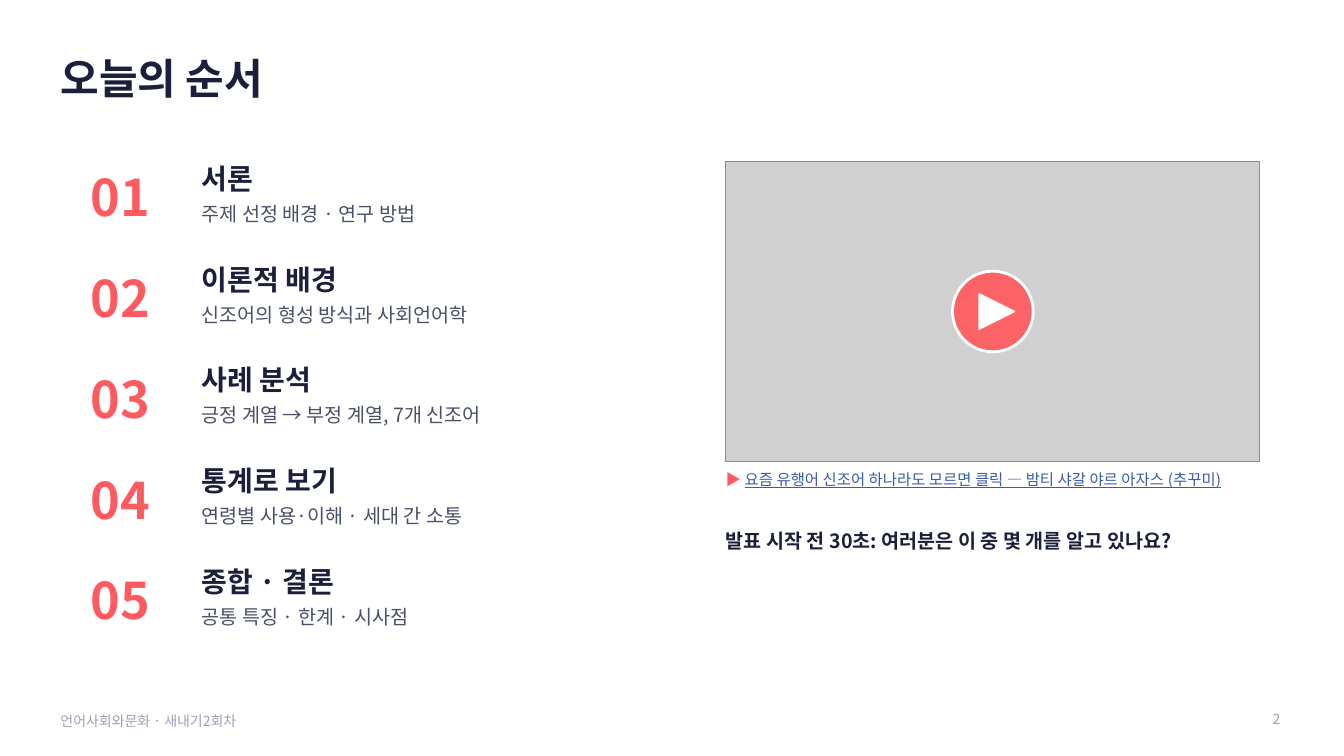
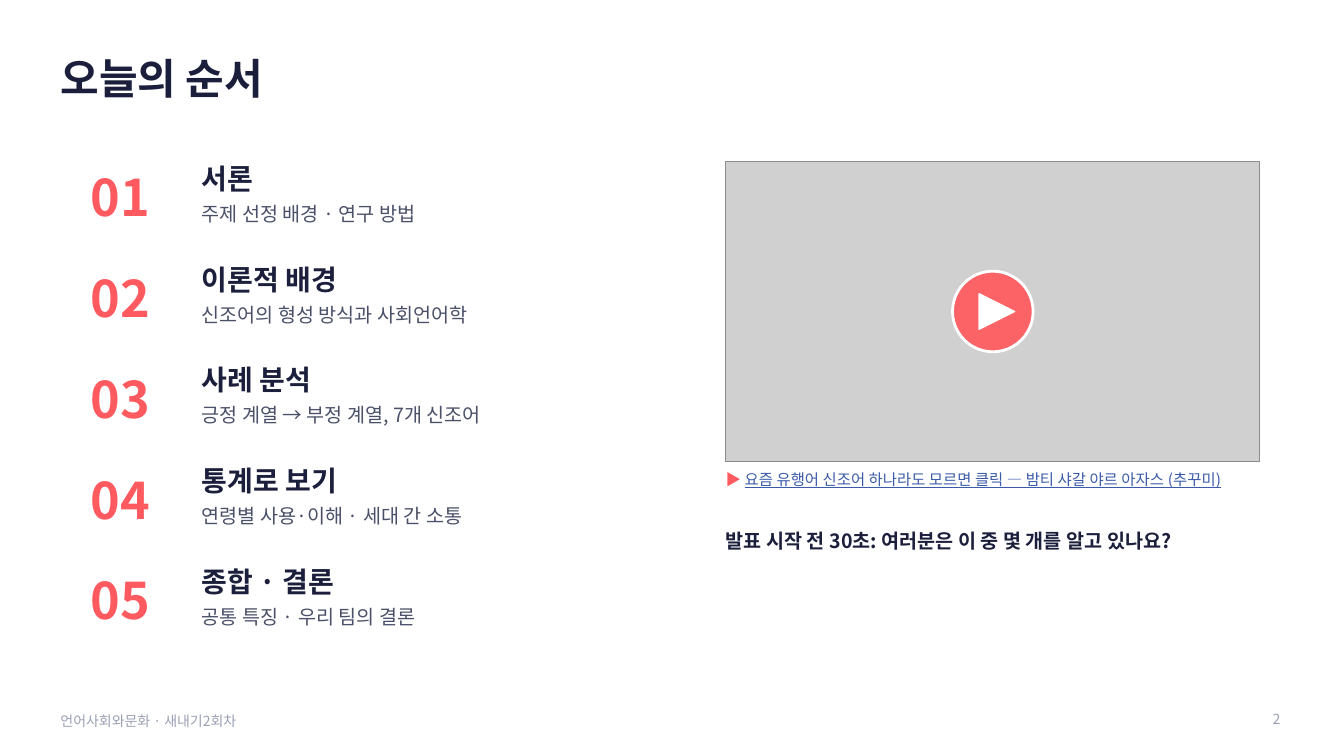
Before and after one commit to junseok7-cpu/hello, a slide deck: slide 2 of report/언어사회와문화_발표_새내기2회차.pptx. Drawn at 1344x756 pixels with LibreOffice and Linux fonts; fonts in the diff are those of the drawing; grey boxes stand for pictures. Boxes give left, top, right and bottom in pixels: in the first picture for what was removed or moved away, otherwise in the second. Text is boxed around its words. In the diff, an @@ line names an element or a change of style, - is before the commit and + after.

```diff
--- a/report/언어사회와문화_발표_새내기2회차.pptx
+++ b/report/언어사회와문화_발표_새내기2회차.pptx
@@ text at bbox=[202, 608, 415, 626]: text changed @@
-공통 특징 · 한계 · 시사점
+공통 특징 · 우리 팀의 결론
```
Also in this commit, not shown: 6 other slides changed, 1 slide added, 1 slide removed, 3 other files.
